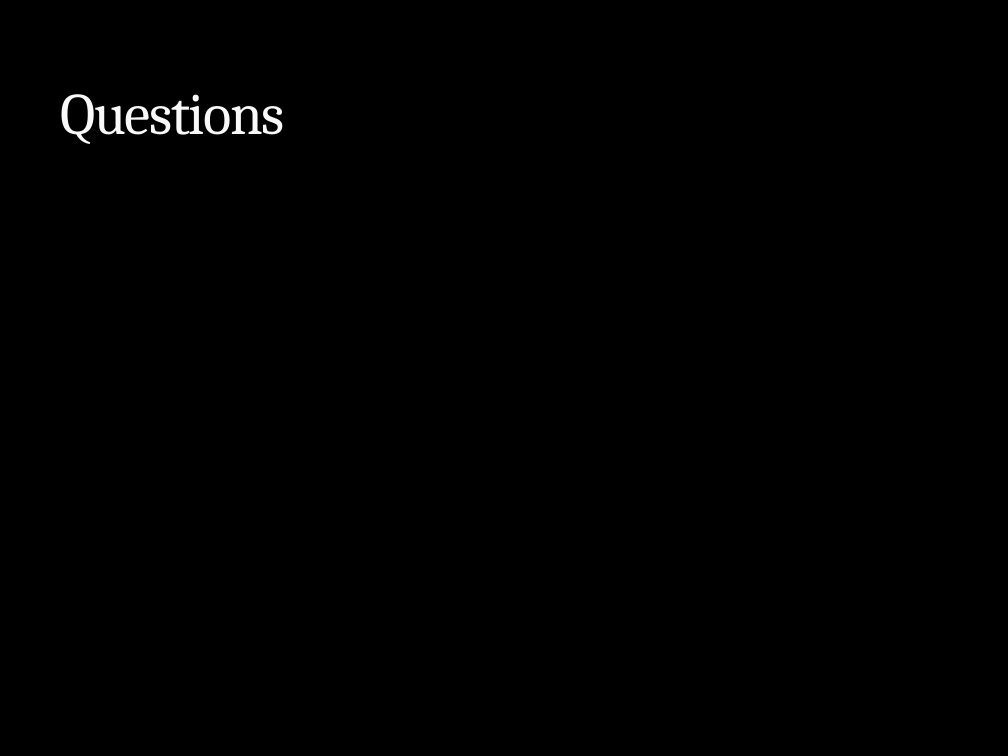
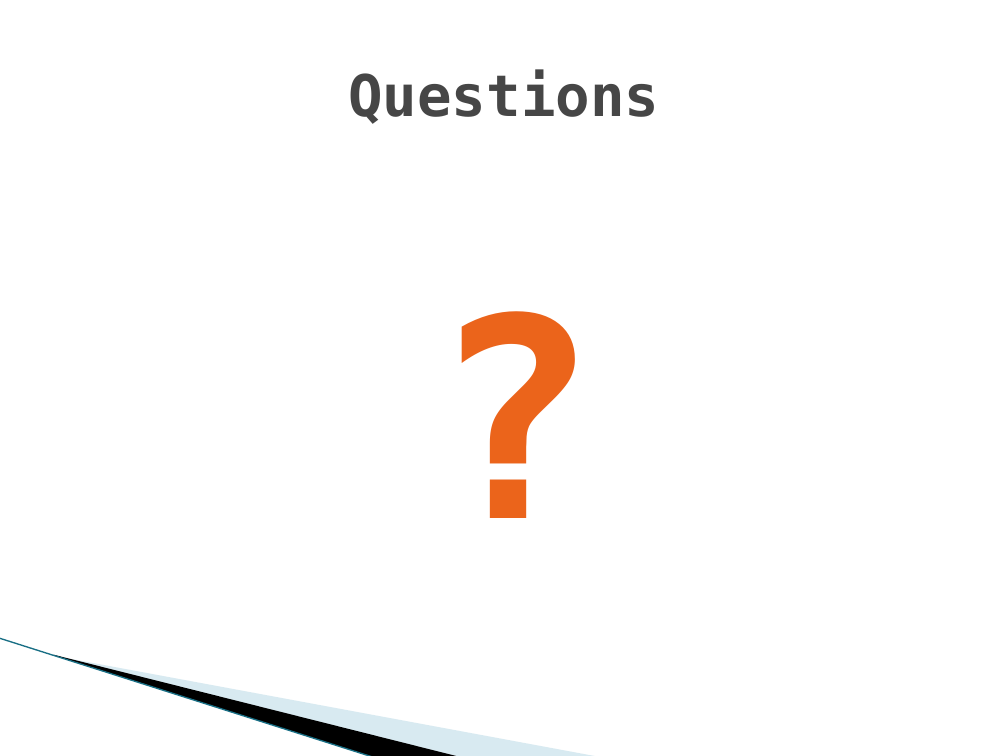
Before and after one commit to SunriseBolt/Strategy-Game, a slide deck: slide 7 of Strat of the Ages.pptx (slide 8 before the commit). Drawn at 1008x756 pixels with LibreOffice and Linux fonts; fonts in the diff are those of the drawing; background and template pictures are left out. Boxes give left, top, right and bottom in pixels: in the first picture for what was removed or moved away, otherwise in the second. Text is boxed around its words. In the diff, an @@ line names an element or a change of style, - is before the commit and + after.

```diff
--- a/Strat of the Ages.pptx
+++ b/Strat of the Ages.pptx
@@ background picture (left out) to #FFFFFF @@
@@ title "Questions": place and size @@
-title "Questions" at (60, 94, 285, 144)
+title "Questions" at (348, 69, 659, 124)
@@ title "Questions" at (348, 69, 659, 124): size 42 to 41 pt, font Cambria to DejaVu Sans Mono, text colour #F9F9F9 to #464646, letter spacing -1 to 0 pt, letter outline #3C4422 0.25 pt to none, bold on; alignment left to centre; vertical alignment bottom to middle @@
@@ text added at (420, 235, 559, 583), 199 pt, text #EB641B, bold @@
+?
@@ line added from (0, 638) to (374, 756), #97C5D8 0.95 pt @@
@@ freeform shape added at (53, 654, 461, 756), fill #000000 @@
@@ freeform shape added at (55, 655, 600, 756), fill #A0CBDC at 40% opacity @@
```
Also in this commit, not shown: 3 other slides changed, 4 slides added, 5 slides removed, 1 other file.
